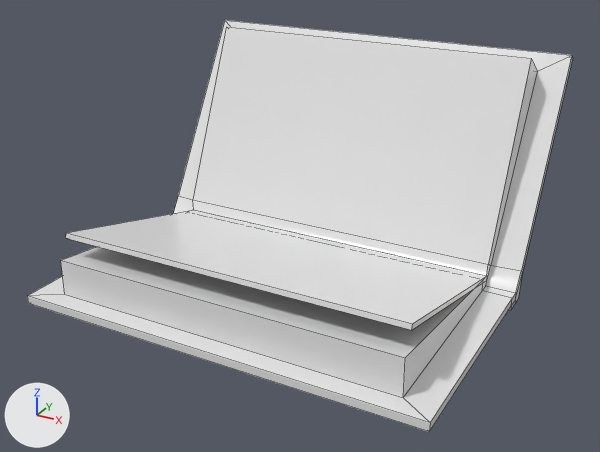
Renders of the FBX model Candification/Assets/Meshes/Book_Half_Open.fbx from each side of a commit.
Camera for both pictures: a 50 mm lens placed at (0.02561, -0.00804, 0.0117), pointed at (0.01532, 0.01067, 0.00235). The axes (+X, +Y, +Z) are drawn at lower left. The lights are the same throughout. Mesh edges are drawn as thin lines. Where no turn or scale is listed for an object, it has been applied to the vertices.
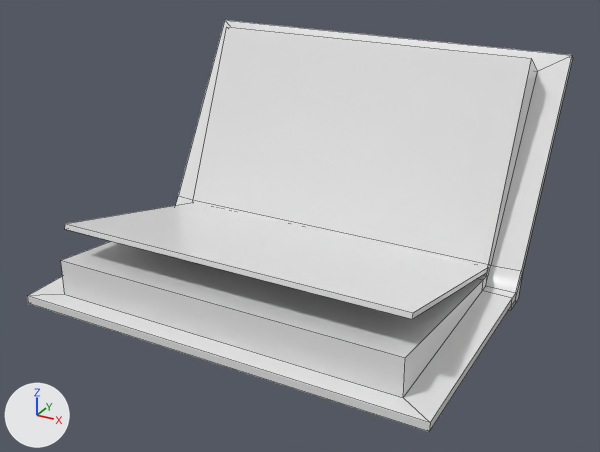
The newer file is also rescaled (x0.61), turned or shifted as a whole; pictures and numbers use the older file's frame.

Boxes (x1, y1, x2, y2) around the edits, measured in the pictures (600 x 452 px):
'pCube181', no longer drawn: before (66, 210, 486, 330)
part 1 of me_mesh, added: after (65, 203, 488, 319)

The edits, one by one:
me_mesh has 60 vertices, 58 faces and spans x -0.00585..0.00585, y -0.00665..0.00371, z -0.00089..0.00544.
me_mesh is used by ob_pcube180; location (0.01518, 0.01267, 0.00129).
Verts and faces of me_mesh; kept vertices keep their numbers, new ones are numbered from 60.
Part 1, on me_mesh:
New vertex 60 is at (-0.00501, -0.00578, 0.00133), pixel (64, 229).
New vertex 61 is at (-0.00501, -0.00575, 0.00147), pixel (65, 223).
New vertex 62 is at (-0.00501, 0.00005, 0.00004), pixel (193, 202).
New vertex 63 is at (-0.00501, 0.00002, -0.0001).
New vertices 64 to 67 stand at vertices 60 to 63, in that order, plus (0.01, 0.0, 0.0).
New faces: (60, 64, 65, 61), (61, 65, 66, 62), (62, 66, 67, 63), (60, 63, 67, 64), (64, 67, 66, 65), (60, 61, 62, 63).
Object 'pCube181' (ob_pcube181) now shows nothing instead of me_mesh_001.
